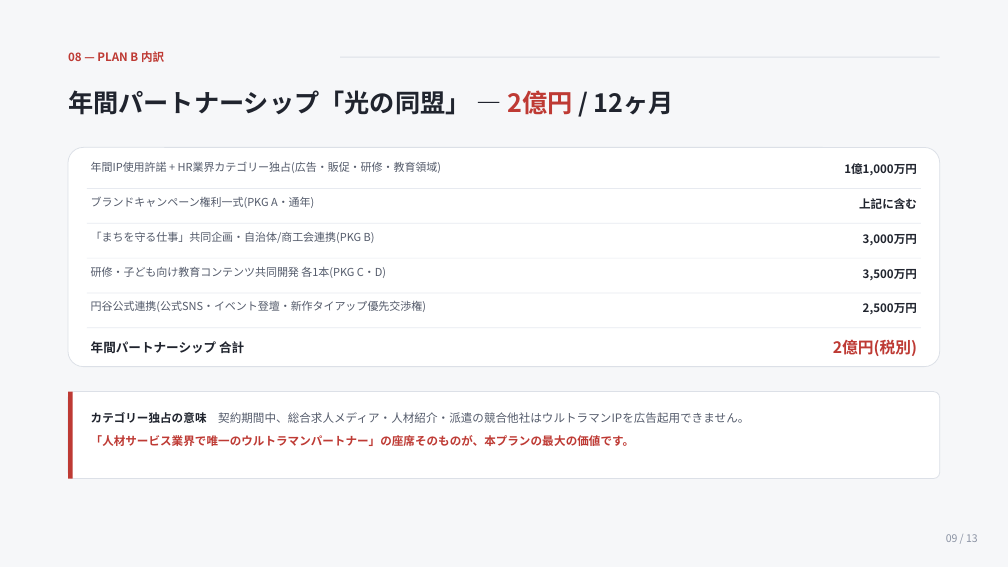
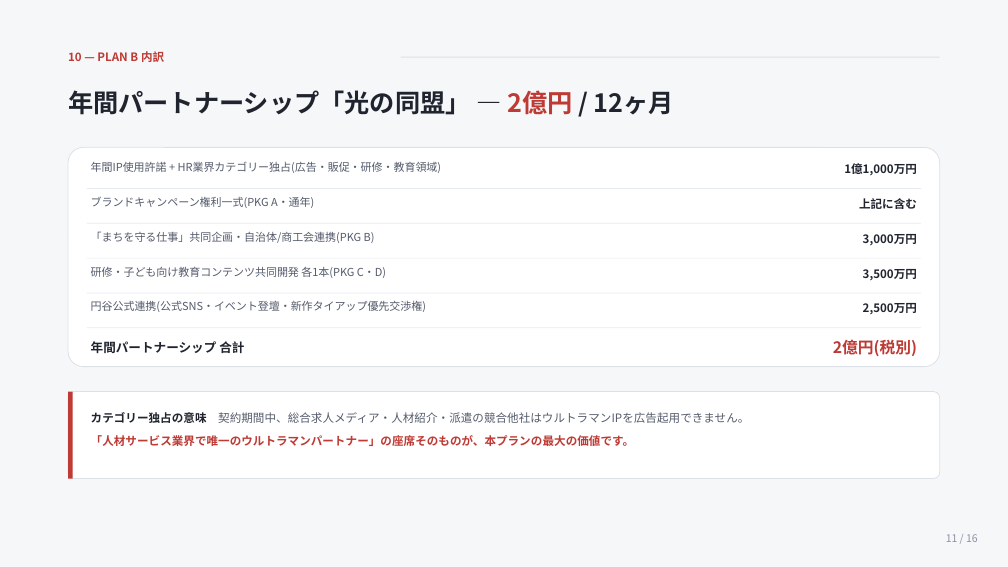
Before and after one commit to hayatoshintani-spe/kessho-lens, a slide deck: slide 11 of docs/PRESENTATION_EN_OCHI.pptx (slide 9 before the commit). Drawn at 1008x567 pixels with LibreOffice and Linux fonts; fonts in the diff are those of the drawing. Boxes give left, top, right and bottom in pixels: in the first picture for what was removed or moved away, otherwise in the second. Text is boxed around its words. In the diff, an @@ line names an element or a change of style, - is before the commit and + after.

```diff
--- a/docs/PRESENTATION_EN_OCHI.pptx
+++ b/docs/PRESENTATION_EN_OCHI.pptx
@@ text at (x1=68, y1=51, x2=164, y2=62): text changed @@
-08 — PLAN B 内訳
+10 — PLAN B 内訳
@@ rectangle resized from (x1=340, y1=57, x2=940, y2=57) to (x1=401, y1=57, x2=940, y2=57) @@
@@ text at (x1=946, y1=534, x2=978, y2=542): text changed @@
-09 / 13
+11 / 16
```
Also in this commit, not shown: 10 other slides changed, 5 slides added, 2 slides removed, 1 other file.
